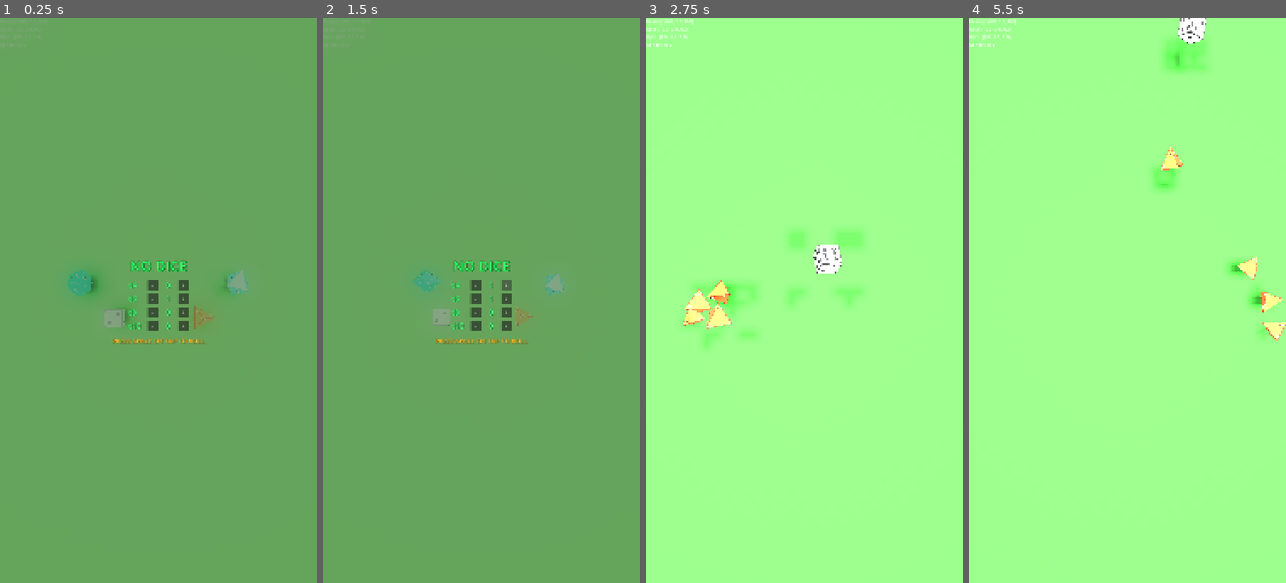
Above: before the commit, frames 1-4 (left to right).
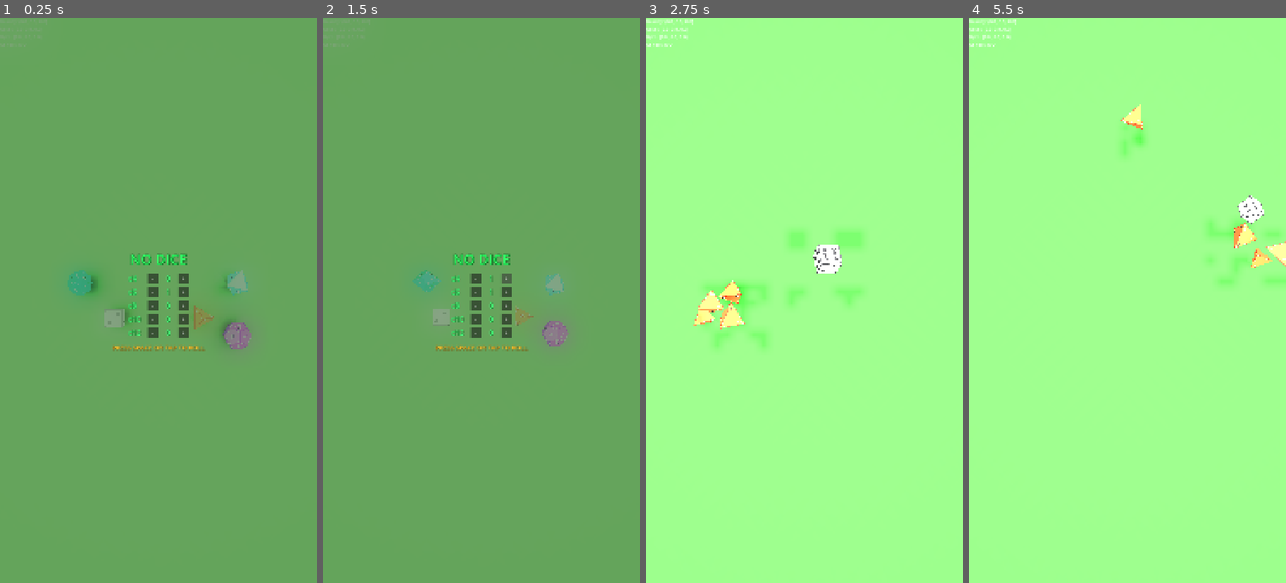
Above: after the commit, the same moments.

Repository: MatthieuLJ/no_dice
Game: Godot game, scene res://die.tscn
Two runs of this game, one before a commit and one after it. Both use one fixed random seed, a clock stepped at 60 frames per second and the inputs below.
Inputs (mouse positions are in pixels of both pictures, inside the frame that each line leads up to):
- Up to frame 1 (0.25 s): no input
- Up to frame 2 (1.5 s): click "-" at 0.5 s; click "+" at 1.25 s
- Up to frame 3 (2.75 s): tap Space at 2, 2.27 s; move the mouse to (874, 272) at 2.02 s; hold Right (ui_right) from 2.03 s (still down); tap Enter at 2.1 s; click (874, 272) at 2.17 s
- Up to frame 4 (5.5 s): release Right (ui_right) at 2.75 s; drag from (1064, 328) to (1111, 413) at 2.77 s; move the mouse to (1159, 176) at 3.52 s; hold Right (ui_right) 3.53-4.25 s; tap R at 3.6 s; click (1159, 176) at 3.67 s; drag from (1111, 413) to (1032, 215) at 4.27 s; move the mouse to (1222, 385) at 5.02 s; hold Left (ui_left) from 5.03 s (still down); tap Keypad Enter at 5.1 s; click (1222, 385) at 5.17 s; tap Space at 5.27 s

The runs differ from the first frame. In frame 1, 1.8% of the frame differs, in the area x 35-80%, y 41-59%; in frame 2, 1.7%; in frame 3, 1.2%; in frame 4, 3.3%, in the area x 47-100%, y 0-58%.

Commit message:
feat(d12): add 12-sided regular dodecahedron D12 die with custom texture atlas and physics integration

Diff:
--- /dev/null
+++ b/d12.gd
@@ -0,0 +1,182 @@
+extends RigidBody3D
+
+@export var ground: StaticBody3D
+
+const R: float = 0.085 # Circumradius matching D6 size
+static var VERTICES: Array[Vector3] = []
+static var PENTAGONS: Array[Array] = []
+
+static func _static_init() -> void:
+	VERTICES.clear()
+	PENTAGONS.clear()
+
+	var phi: float = (1.0 + sqrt(5.0)) / 2.0 # Golden ratio ~1.618
+	var s: float = R / sqrt(3.0) # Scale factor so max vertex radius = R
+
+	var inv_phi: float = 1.0 / phi
+
+	# 8 Cube Vertices (V0..V7)
+	for x in [-1.0, 1.0]:
+		for y in [-1.0, 1.0]:
+			for z in [-1.0, 1.0]:
+				VERTICES.append(Vector3(x, y, z) * s)
+
+	# 4 Vertices on Y-Z plane (V8..V11)
+	for y in [-phi, phi]:
+		for z in [-inv_phi, inv_phi]:
+			VERTICES.append(Vector3(0.0, y, z) * s)
+
+	# 4 Vertices on X-Z plane (V12..V15)
+	for x in [-inv_phi, inv_phi]:
+		for z in [-phi, phi]:
+			VERTICES.append(Vector3(x, 0.0, z) * s)
+
+	# 4 Vertices on X-Y plane (V16..V19)
+	for x in [-phi, phi]:
+		for y in [-inv_phi, inv_phi]:
+			VERTICES.append(Vector3(x, y, 0.0) * s)
+
+	# 12 Pentagonal Face Index Lists (5 vertices per face in 100% CCW exterior perimeter order)
+	PENTAGONS = [
+		[14, 12, 0, 8, 4],   # Face 0 (Num 1)
+		[9, 8, 0, 16, 1],    # Face 1 (Num 12)
+		[17, 16, 0, 12, 2],  # Face 2 (Num 2)
+		[5, 9, 1, 13, 15],   # Face 3 (Num 11)
+		[3, 13, 1, 16, 17],  # Face 4 (Num 3)
+		[6, 10, 2, 12, 14],  # Face 5 (Num 10)
+		[3, 17, 2, 10, 11],  # Face 6 (Num 4)
+		[15, 13, 3, 11, 7],  # Face 7 (Num 9)
+		[5, 18, 4, 8, 9],    # Face 8 (Num 5)
+		[6, 14, 4, 18, 19],  # Face 9 (Num 8)
+		[19, 18, 5, 15, 7],  # Face 10 (Num 6)
+		[11, 10, 6, 19, 7]   # Face 11 (Num 7)
+	]
+
+func _ready() -> void:
+	custom_integrator = false
+
+	if not ground:
+		var parent = get_parent()
+		if parent:
+			ground = parent.get_node_or_null("Enclosure/Ground")
+
+	_build_dodecahedron_mesh_and_collider()
+
+func _build_dodecahedron_mesh_and_collider() -> void:
+	# 1. Collider
+	var col_shape = get_node_or_null("CollisionShape3D") as CollisionShape3D
+	if col_shape:
+		var convex = ConvexPolygonShape3D.new()
+		convex.points = PackedVector3Array(VERTICES)
+		col_shape.shape = convex
+
+	# 2. Mesh & UV Mapping
+	var mesh_inst = get_node_or_null("MeshInstance3D") as MeshInstance3D
+	if mesh_inst:
+		var st = SurfaceTool.new()
+		st.begin(Mesh.PRIMITIVE_TRIANGLES)
+
+		var mat = StandardMaterial3D.new()
+		var tex = load("res://textures/d12_texture.png")
+		if tex:
+			mat.albedo_texture = tex
+			mat.albedo_color = Color.WHITE
+		else:
+			mat.albedo_color = Color(0.6, 0.2, 0.8)
+		mat.roughness = 0.4
+		mat.metallic = 0.0
+		mat.specular = 0.5
+		st.set_material(mat)
+
+		# 12 Pentagonal Faces (built from 3 triangles each: 0-1-2, 0-2-3, 0-3-4)
+		for p_idx in range(PENTAGONS.size()):
+			var gx = p_idx % 4
+			var gy = p_idx / 4
+			var u0 = float(gx) * 0.25
+			var u1 = float(gx + 1) * 0.25
+			var v0 = float(gy) * 0.3333
+			var v1 = float(gy + 1) * 0.3333
+
+			var cx = u0 + 0.125
+			var cy = v0 + 0.16667
+			var rx = 145.0 / 2048.0
+			var ry = 145.0 / 1024.0
+
+			var pent_uvs: Array[Vector2] = []
+			for i in range(5):
+				var angle = deg_to_rad(i * 72.0 - 90.0)
+				pent_uvs.append(Vector2(cx + rx * cos(angle), cy + ry * sin(angle)))
+
+			var pent = PENTAGONS[p_idx]
+			var v0_pos = VERTICES[pent[0]]
+			var v1_pos = VERTICES[pent[1]]
+			var v2_pos = VERTICES[pent[2]]
+			var v3_pos = VERTICES[pent[3]]
+			var v4_pos = VERTICES[pent[4]]
+
+			var face_center = (v0_pos + v1_pos + v2_pos + v3_pos + v4_pos) / 5.0
+
+			var flat_normal = (v1_pos - v0_pos).cross(v2_pos - v0_pos).normalized()
+			if flat_normal.dot(face_center) < 0.0:
+				flat_normal = -flat_normal
+
+			# Tri 1: (v0, v1, v2)
+			st.set_normal(flat_normal); st.set_uv(pent_uvs[0]); st.add_vertex(v0_pos)
+			st.set_normal(flat_normal); st.set_uv(pent_uvs[1]); st.add_vertex(v1_pos)
+			st.set_normal(flat_normal); st.set_uv(pent_uvs[2]); st.add_vertex(v2_pos)
+
+			# Tri 2: (v0, v2, v3)
+			st.set_normal(flat_normal); st.set_uv(pent_uvs[0]); st.add_vertex(v0_pos)
+			st.set_normal(flat_normal); st.set_uv(pent_uvs[2]); st.add_vertex(v2_pos)
+			st.set_normal(flat_normal); st.set_uv(pent_uvs[3]); st.add_vertex(v3_pos)
+
+			# Tri 3: (v0, v3, v4)
+			st.set_normal(flat_normal); st.set_uv(pent_uvs[0]); st.add_vertex(v0_pos)
+			st.set_normal(flat_normal); st.set_uv(pent_uvs[3]); st.add_vertex(v3_pos)
+			st.set_normal(flat_normal); st.set_uv(pent_uvs[4]); st.add_vertex(v4_pos)
+
+		mesh_inst.mesh = st.commit()
+
+func _integrate_forces(state: PhysicsDirectBodyState3D) -> void:
+	if not ground:
+		return
+
+	var current_transform = state.transform
+	var local_pos = ground.to_local(current_transform.origin)
+	var view_size = get_viewport().get_visible_rect().size
+	var aspect_ratio = 1.0
+	if view_size.x > 0:
+		aspect_ratio = view_size.y / view_size.x
+
+	var inset_factor = ground.get("base_inset_factor") if ground and "base_inset_factor" in ground else 1.0
+	var half_size = R
+
+	var min_x = -inset_factor + half_size
+	var max_x = inset_factor - half_size
+	var min_y = 0.0
+	var max_y = 2.0 - half_size
+	var min_z = -(aspect_ratio * inset_factor) + half_size
+	var max_z = (aspect_ratio * inset_factor) - half_size
+
+	var clamped_x = clampf(local_pos.x, min_x, max_x)
+	var clamped_y = clampf(local_pos.y, min_y, max_y)
+	var clamped_z = clampf(local_pos.z, min_z, max_z)
+
+	if clamped_x != local_pos.x or clamped_y != local_pos.y or clamped_z != local_pos.z:
+		var safe_local_pos = Vector3(clamped_x, clamped_y, clamped_z)
+		current_transform.origin = ground.to_global(safe_local_pos)
+		state.transform = current_transform
+
+		if clamped_x != local_pos.x:
+			state.linear_velocity.x = 0.0
+		if clamped_y != local_pos.y:
+			state.linear_velocity.y = 0.0
+		if clamped_z != local_pos.z:
+			state.linear_velocity.z = 0.0
+
+	if local_pos.y < -2.0 or local_pos.length() > 10.0:
+		var reset_transform = state.transform
+		reset_transform.origin = ground.to_global(Vector3(0.0, 0.5, 0.0))
+		state.transform = reset_transform
+		state.linear_velocity = Vector3.ZERO
+		state.angular_velocity = Vector3.ZERO
--- /dev/null
+++ b/d12.tscn
@@ -0,0 +1,23 @@
+[gd_scene load_steps=3 format=3 uid="uid://c12n12y2d12t1"]
+
+[ext_resource type="Script" uid="uid://dm0d12d12s12xl" path="res://d12.gd" id="1_d12"]
+
+[sub_resource type="PhysicsMaterial" id="PhysicsMaterial_d12"]
+friction = 0.5
+bounce = 0.0
+absorbent = true
+
+[node name="D12" type="RigidBody3D" unique_id=981273474]
+transform = Transform3D(1, 0, 0, 0, 1, 0, 0, 0, 1, 0.45, 0.5, 0.2)
+mass = 0.5
+physics_material_override = SubResource("PhysicsMaterial_d12")
+inertia = Vector3(0.01, 0.01, 0.01)
+can_sleep = true
+continuous_cd = true
+linear_damp = 0.5
+angular_damp = 1.0
+script = ExtResource("1_d12")
+
+[node name="CollisionShape3D" type="CollisionShape3D" parent="." unique_id=981273475]
+
+[node name="MeshInstance3D" type="MeshInstance3D" parent="." unique_id=981273476]
--- a/die.tscn
+++ b/die.tscn
@@ -10,6 +10,7 @@
 [ext_resource type="PackedScene" uid="uid://d6die7c1k42k" path="res://d6.tscn" id="7_d6"]
 [ext_resource type="PackedScene" uid="uid://c8n8y2d8t1a1" path="res://d8.tscn" id="8_d8"]
 [ext_resource type="PackedScene" uid="uid://c10n10y2d10t1" path="res://d10.tscn" id="9_d10"]
+[ext_resource type="PackedScene" uid="uid://c12n12y2d12t1" path="res://d12.tscn" id="10_d12"]
 
 [sub_resource type="Environment" id="Environment_stadium"]
 background_mode = 1
@@ -59,6 +60,8 @@
 [node name="D8" parent="." unique_id=1347303533 instance=ExtResource("8_d8")]
 
 [node name="D10" parent="." unique_id=803693883 instance=ExtResource("9_d10")]
+
+[node name="D12" parent="." unique_id=981273474 instance=ExtResource("10_d12")]
 
 [node name="WorldEnvironment" type="WorldEnvironment" parent="." unique_id=987654321]
 environment = SubResource("Environment_stadium")
--- a/start_menu.gd
+++ b/start_menu.gd
@@ -6,7 +6,8 @@
 	"d4": 0,
 	"d6": 1,
 	"d8": 0,
-	"d10": 0
+	"d10": 0,
+	"d12": 0
 }
 
 @onready var blur_rect: ColorRect = $BlurRect
@@ -29,6 +30,10 @@
 @onready var minus_d10: Button = get_node_or_null("MenuContainer/VBoxContainer/ConfigContainer/RowD10/MinusButton")
 @onready var plus_d10: Button = get_node_or_null("MenuContainer/VBoxContainer/ConfigContainer/RowD10/PlusButton")
 
+@onready var label_d12: Label = get_node_or_null("MenuContainer/VBoxContainer/ConfigContainer/RowD12/CountLabel")
+@onready var minus_d12: Button = get_node_or_null("MenuContainer/VBoxContainer/ConfigContainer/RowD12/MinusButton")
+@onready var plus_d12: Button = get_node_or_null("MenuContainer/VBoxContainer/ConfigContainer/RowD12/PlusButton")
+
 var _is_active: bool = true
 var _blink_timer: float = 0.0
 
@@ -41,6 +46,7 @@
 	_connect_row("d6", minus_d6, plus_d6)
 	_connect_row("d8", minus_d8, plus_d8)
 	_connect_row("d10", minus_d10, plus_d10)
+	_connect_row("d12", minus_d12, plus_d12)
 
 func _connect_row(type_key: String, minus_btn: Button, plus_btn: Button) -> void:
 	if minus_btn:
@@ -59,6 +65,7 @@
 	if label_d6: label_d6.text = str(dice_counts.get("d6", 0))
 	if label_d8: label_d8.text = str(dice_counts.get("d8", 0))
 	if label_d10: label_d10.text = str(dice_counts.get("d10", 0))
+	if label_d12: label_d12.text = str(dice_counts.get("d12", 0))
 
 func get_total_count() -> int:
 	var total: int = 0
@@ -88,7 +95,8 @@
 			minus_d4, plus_d4,
 			minus_d6, plus_d6,
 			minus_d8, plus_d8,
-			minus_d10, plus_d10
+			minus_d10, plus_d10,
+			minus_d12, plus_d12
 		]
 		for btn in buttons:
 			if btn and btn.get_global_rect().has_point(mouse_pos):
--- a/start_menu.tscn
+++ b/start_menu.tscn
@@ -193,6 +193,36 @@
 size_flags_vertical = 4
 text = "+"
 
+[node name="RowD12" type="HBoxContainer" parent="MenuContainer/VBoxContainer/ConfigContainer"]
+layout_mode = 2
+theme_override_constants/separation = 16
+alignment = 1
+
+[node name="D12Label" type="Label" parent="MenuContainer/VBoxContainer/ConfigContainer/RowD12"]
+custom_minimum_size = Vector2(50, 0)
+layout_mode = 2
+text = "d12"
+label_settings = SubResource("LabelSettings_config")
+
+[node name="MinusButton" type="Button" parent="MenuContainer/VBoxContainer/ConfigContainer/RowD12"]
+custom_minimum_size = Vector2(36, 36)
+layout_mode = 2
+size_flags_vertical = 4
+text = "-"
+
+[node name="CountLabel" type="Label" parent="MenuContainer/VBoxContainer/ConfigContainer/RowD12"]
+custom_minimum_size = Vector2(36, 0)
+layout_mode = 2
+text = "0"
+label_settings = SubResource("LabelSettings_config")
+horizontal_alignment = 1
+
+[node name="PlusButton" type="Button" parent="MenuContainer/VBoxContainer/ConfigContainer/RowD12"]
+custom_minimum_size = Vector2(36, 36)
+layout_mode = 2
+size_flags_vertical = 4
+text = "+"
+
 [node name="BlinkPrompt" type="Label" parent="MenuContainer/VBoxContainer"]
 layout_mode = 2
 text = "PRESS SPACE OR TAP TO ROLL"
--- a/world_physics.gd
+++ b/world_physics.gd
@@ -4,6 +4,7 @@
 @onready var d4: RigidBody3D = get_node_or_null("D4")
 @onready var d8: RigidBody3D = get_node_or_null("D8")
 @onready var d10: RigidBody3D = get_node_or_null("D10")
+@onready var d12: RigidBody3D = get_node_or_null("D12")
 @onready var gravity_area: Area3D = $Enclosure/GravityArea
 @onready var gravity_debugger: MeshInstance3D = $Enclosure/GravityDebugger
 
@@ -21,6 +22,7 @@
 	if d4: dice.append(d4)
 	if d8: dice.append(d8)
 	if d10: dice.append(d10)
+	if d12: dice.append(d12)
 
 	var start_menu = get_node_or_null("StartMenu")
 	if start_menu and start_menu.has_signal("menu_dismissed"):
@@ -37,7 +39,7 @@
 	for i in range(dice.size() - 1, -1, -1):
 		if is_instance_valid(dice[i]):
 			var node = dice[i]
-			if node != d4 and node != d6 and node != d8 and node != d10:
+			if node != d4 and node != d6 and node != d8 and node != d10 and node != d12:
 				node.queue_free()
 	dice.clear()
 
@@ -45,11 +47,12 @@
 		"d4": d4,
 		"d6": d6,
 		"d8": d8,
-		"d10": d10
+		"d10": d10,
+		"d12": d12
 	}
 
 	var spawn_idx: int = 0
-	for type_key in ["d4", "d6", "d8", "d10"]:
+	for type_key in ["d4", "d6", "d8", "d10", "d12"]:
 		var req_count: int = int(counts.get(type_key, 0))
 		var base_die = dice_map.get(type_key) as RigidBody3D
 		if not is_instance_valid(base_die):
Binary file added: textures/d12_texture.png
Not shown, added: scripts/generate_d12_texture.py
